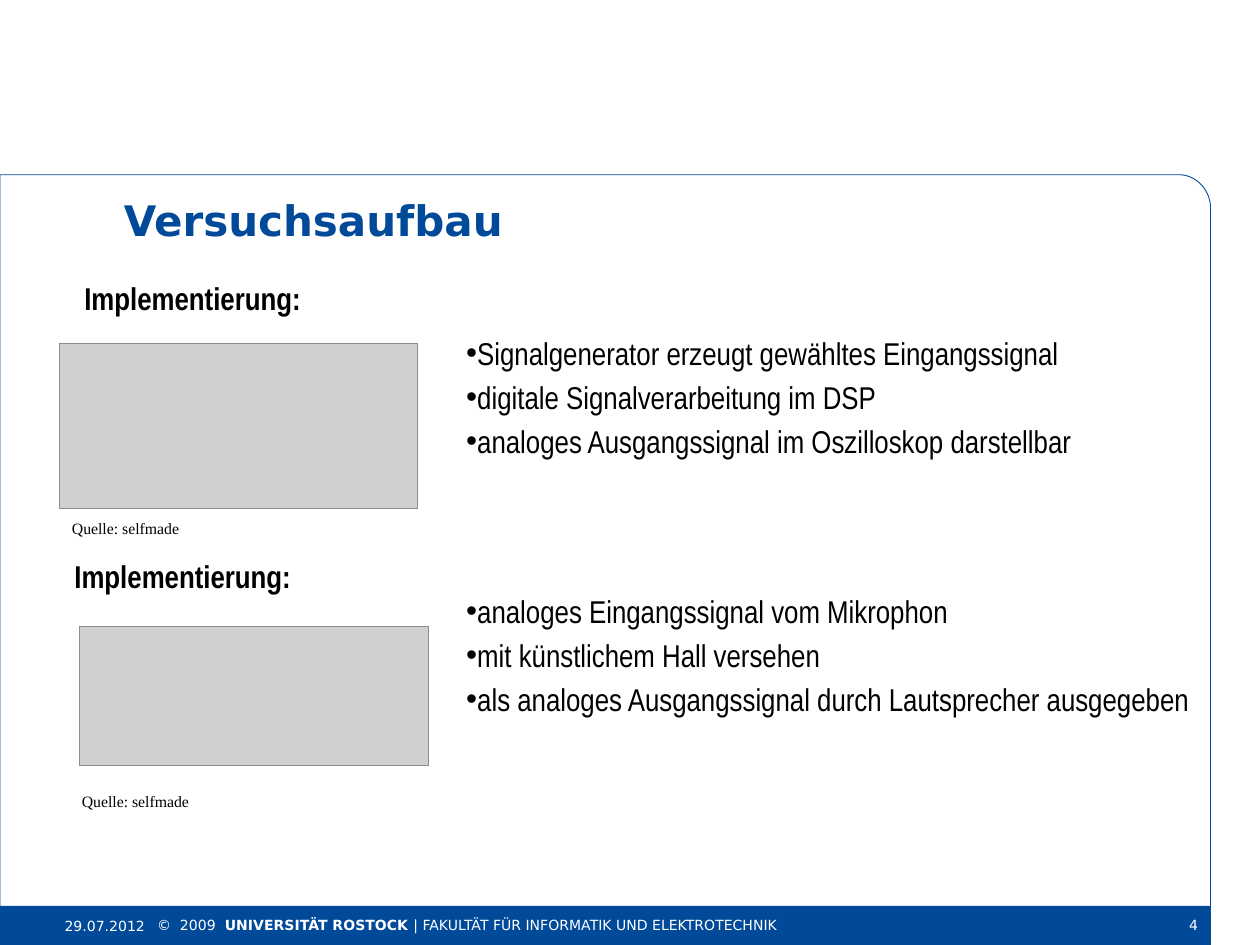
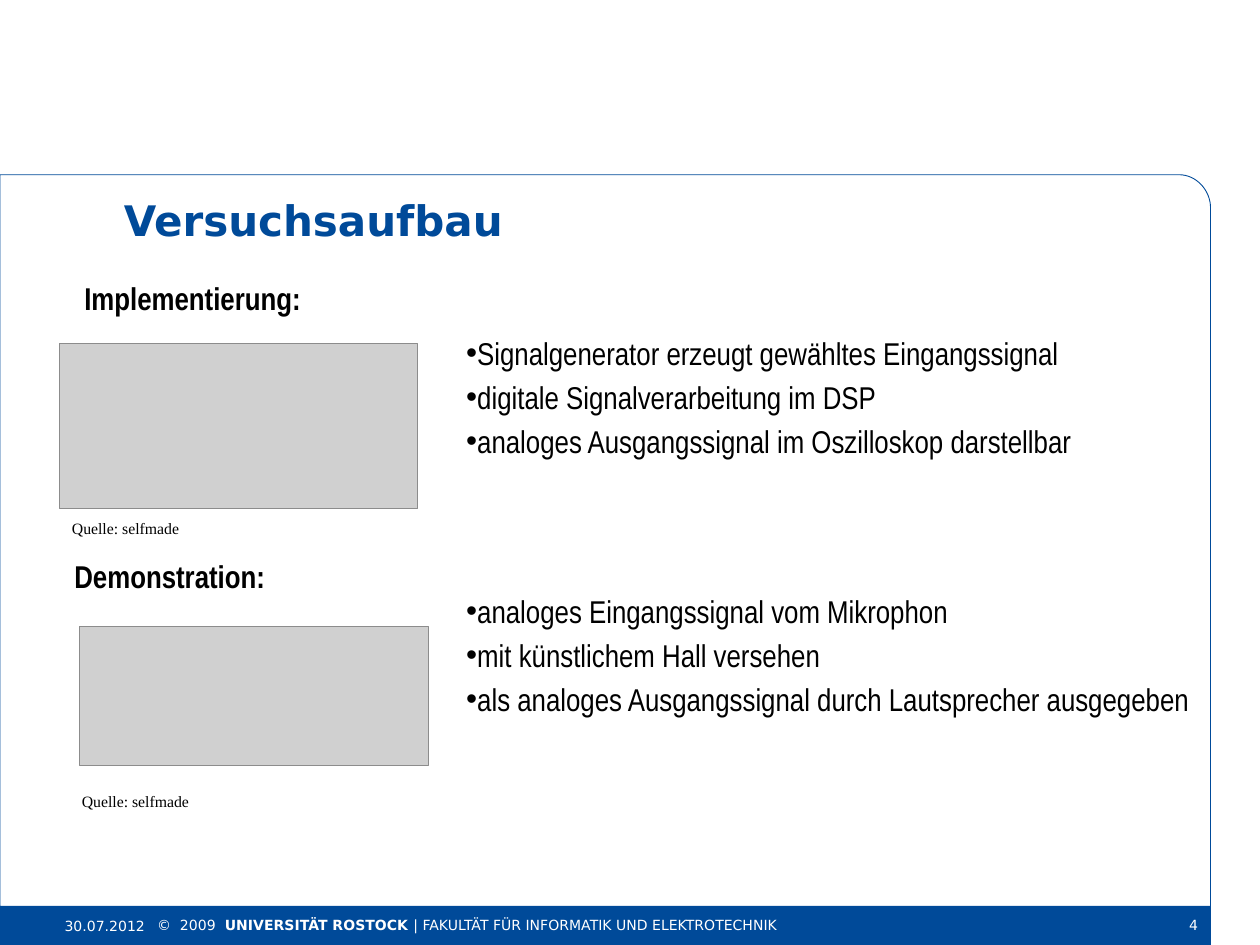
Before and after one commit to oeke/HallEffect, a slide deck: slide 4 of hall presentation.pptx. Drawn at 1260x945 pixels with LibreOffice and Linux fonts; fonts in the diff are those of the drawing; grey boxes stand for pictures; background and template pictures are left out. Boxes give left, top, right and bottom in pixels: in the first picture for what was removed or moved away, otherwise in the second. Text is boxed around its words. In the diff, an @@ line names an element or a change of style, - is before the commit and + after.

```diff
--- a/hall presentation.pptx
+++ b/hall presentation.pptx
@@ text at box(74, 565, 265, 589): text changed @@
-Implementierung:
+Demonstration:
@@ text at box(65, 920, 145, 932): text changed @@
-29.07.2012
+30.07.2012
```
Also in this commit, not shown: 12 other slides changed, 1 other file.
